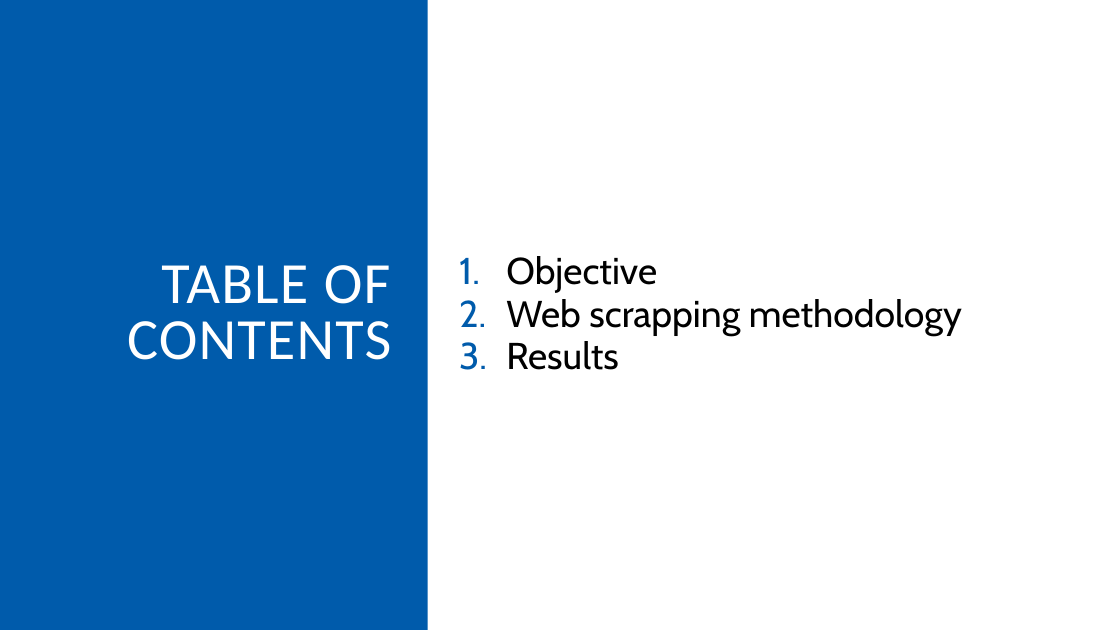
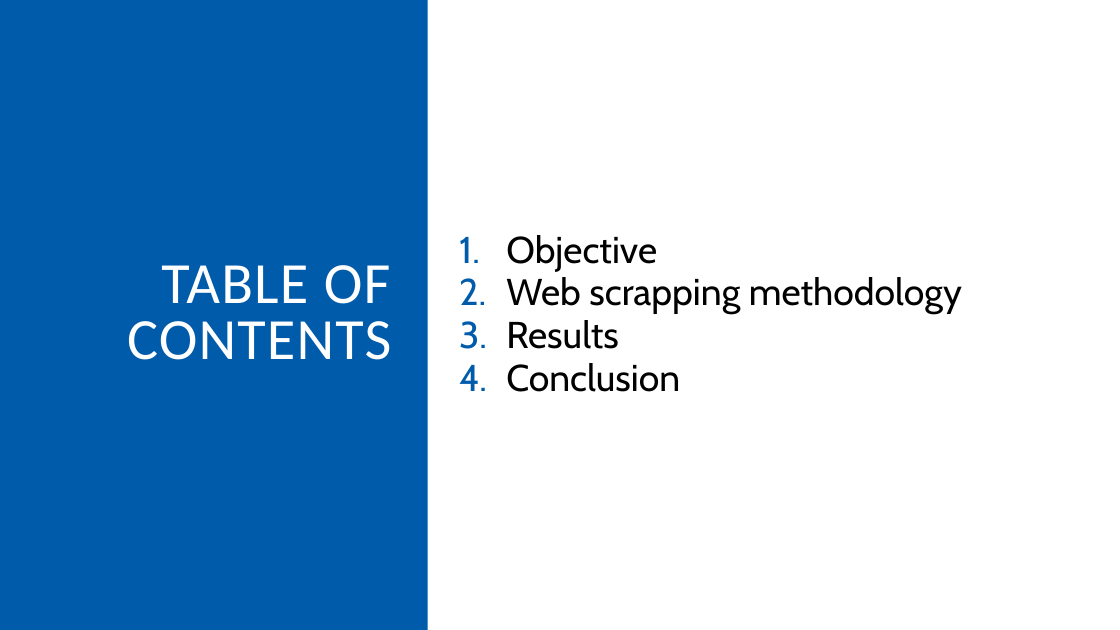
Before and after one commit to Camillelib/Web_Scrapping_project, a slide deck: slide 2 of Output/Project week 3.pptx. Drawn at 1120x630 pixels with LibreOffice and Linux fonts; fonts in the diff are those of the drawing. Boxes give left, top, right and bottom in pixels: in the first picture for what was removed or moved away, otherwise in the second. Text is boxed around its words. In the diff, an @@ line names an element or a change of style, - is before the commit and + after.

```diff
--- a/Output/Project week 3.pptx
+++ b/Output/Project week 3.pptx
@@ text at (506,363,680,392): paragraph added @@
+4. Conclusion
```
Also in this commit, not shown: 4 other slides changed, 3 slides added, 6 other files.
